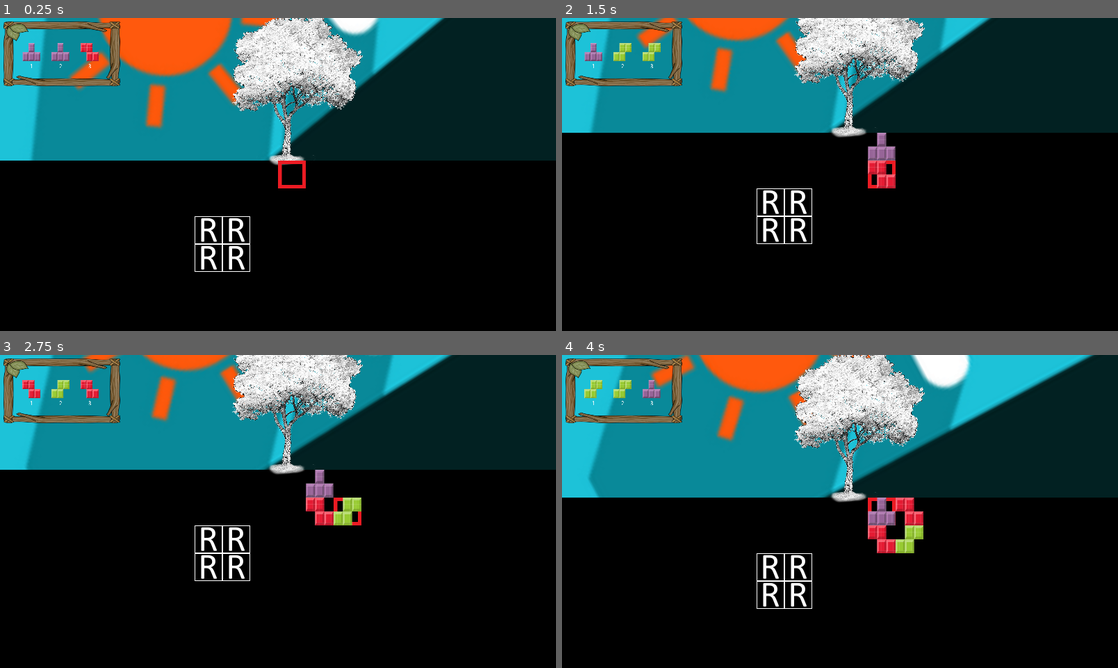
Above: before the commit, frames 1-4 (two rows, left to right).
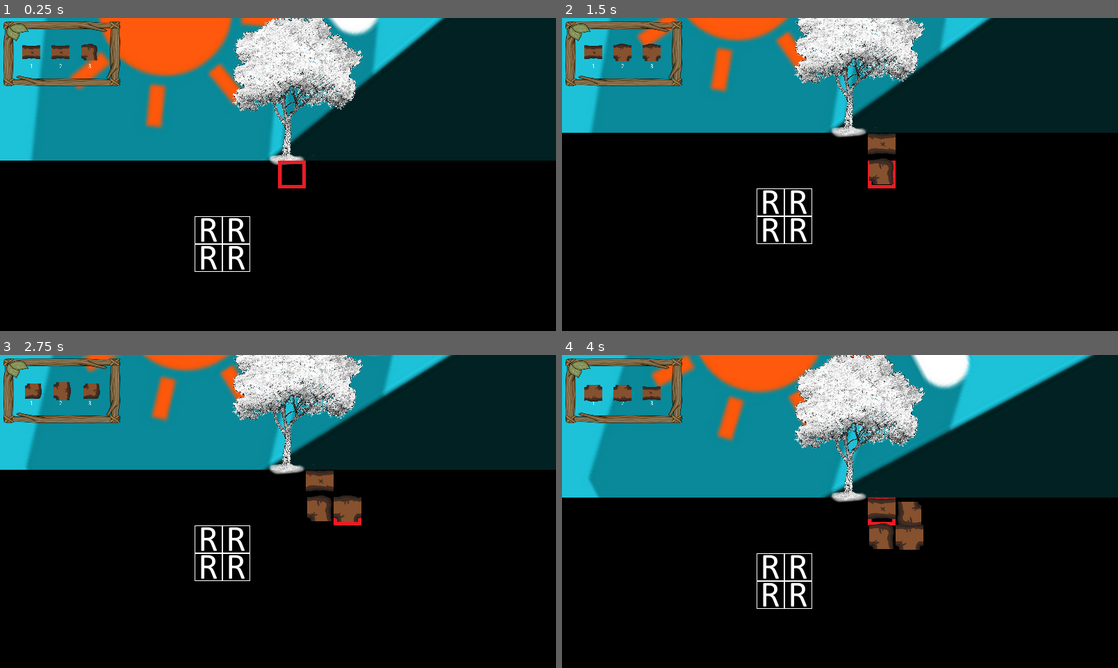
Above: after the commit, the same moments.

Repository: DEF-42/treeOfLife
Game: Godot game, scene res://Scenes/World.tscn
Same seed, same stepped clock (60 frames per second), same inputs: the game is played once before the commit and once after it.
Inputs:
- Up to frame 1 (0.25 s): no input
- Up to frame 2 (1.5 s): hold Right (ui_right) 0.53-1.28 s; tap Keypad 1 (numpad_1, bound only before the commit) at 0.6 s; tap Keypad 2 (numpad_2, bound only before the commit) at 0.8, 1.35 s; hold Down (ui_down) from 1.28 s (still down)
- Up to frame 3 (2.75 s): tap Keypad 3 (numpad_3, bound only before the commit) at 1.55, 2.1 s; release Down (ui_down) at 2.03 s; hold Right (ui_right) from 2.03 s (still down); tap Keypad 0 (rotate_roots, bound only after the commit) at 2.3 s
- Up to frame 4 (4 s): release Right (ui_right) at 2.78 s; hold Up (ui_up) 2.78-3.53 s; tap Keypad 0 (rotate_roots, bound only after the commit) at 2.85 s; tap Keypad 1 (numpad_1, bound only before the commit) at 3.05, 3.6 s; hold Left (ui_left) from 3.53 s (still down); tap Keypad 2 (numpad_2, bound only before the commit) at 3.8 s

The runs differ from the first frame. In frame 1, 0.5% of the frame differs, in the area x 4-18%, y 8-14%; in frame 2, 1.4%; in frame 3, 1.8%; in frame 4, 2.2%, in the area x 4-65%, y 8-64%.

Commit message:
update roots graphics

Diff:
--- a/Scenes/UI/RootSelector.tscn
+++ b/Scenes/UI/RootSelector.tscn
@@ -13,11 +13,6 @@
 scale = Vector2( 1.29, 1 )
 texture = ExtResource( 3 )
 
-[node name="Root" type="Sprite" parent="."]
-position = Vector2( 124, 142 )
-texture = ExtResource( 1 )
-offset = Vector2( 0, -9 )
-
 [node name="SelectKeyLabel" type="Label" parent="."]
 margin_left = 104.0
 margin_top = 180.0
@@ -29,11 +24,6 @@
 __meta__ = {
 "_edit_use_anchors_": true
 }
-
-[node name="Root2" type="Sprite" parent="."]
-position = Vector2( 252, 142 )
-texture = ExtResource( 1 )
-offset = Vector2( 0, -9 )
 
 [node name="SelectKeyLabel2" type="Label" parent="."]
 margin_left = 233.0
@@ -47,11 +37,6 @@
 "_edit_use_anchors_": true
 }
 
-[node name="Root3" type="Sprite" parent="."]
-position = Vector2( 381, 142 )
-texture = ExtResource( 1 )
-offset = Vector2( 0, -9 )
-
 [node name="SelectKeyLabel3" type="Label" parent="."]
 margin_left = 362.0
 margin_top = 180.0
@@ -63,3 +48,20 @@
 __meta__ = {
 "_edit_use_anchors_": true
 }
+
+[node name="RootsGroup" type="Node2D" parent="."]
+
+[node name="Root" type="Sprite" parent="RootsGroup"]
+position = Vector2( 124, 142 )
+texture = ExtResource( 1 )
+offset = Vector2( 0, -9 )
+
+[node name="Root2" type="Sprite" parent="RootsGroup"]
+position = Vector2( 252, 142 )
+texture = ExtResource( 1 )
+offset = Vector2( 0, -9 )
+
+[node name="Root3" type="Sprite" parent="RootsGroup"]
+position = Vector2( 381, 142 )
+texture = ExtResource( 1 )
+offset = Vector2( 0, -9 )
--- a/Scripts/UI/RootSelector.gd
+++ b/Scripts/UI/RootSelector.gd
@@ -2,13 +2,13 @@
 
 
 var can_create_root: bool = true
-var root_sprite_1 = preload("res://Assets/UI/placeholder_root.png")
-var root_sprite_2 = preload("res://Assets/UI/placeholder_root_2.png")
-var root_sprite_3 = preload("res://Assets/UI/placeholder_root_3.png")
+var root_I_sprite = preload("res://Assets/Underground/root_I.png")
+var root_L_sprite = preload("res://Assets/Underground/root_L.png")
+var root_T_sprite = preload("res://Assets/Underground/root_T.png")
 var root_dictionary = {
-	1: root_sprite_1,
-	2: root_sprite_2,
-	3: root_sprite_3,
+	1: root_I_sprite,
+	2: root_L_sprite,
+	3: root_T_sprite,
 }
 var rng = RandomNumberGenerator.new()
 
@@ -18,24 +18,29 @@
 	_randomize_roots()
 
 func _process(delta):
-	if Input.is_action_just_pressed("numpad_1"):
-		_create_root($Root.texture)
-	if Input.is_action_just_pressed("numpad_2"):
-		_create_root($Root2.texture)
-	if Input.is_action_just_pressed("numpad_3"):
-		_create_root($Root3.texture)
+	if Input.is_action_just_pressed("first_root"):
+		_create_root($RootsGroup/Root)
+	if Input.is_action_just_pressed("second_root"):
+		_create_root($RootsGroup/Root2)
+	if Input.is_action_just_pressed("third_root"):
+		_create_root($RootsGroup/Root3)
+	if Input.is_action_just_pressed("rotate_roots"):
+		_rotate_roots()
 
 
-func _create_root(texture: StreamTexture):
-	EVENTS.emit_signal("create_root", texture)
+func _create_root(sprite: Sprite):
+	EVENTS.emit_signal("create_root", sprite)
 	if GAME.get_can_create_root():
 		_randomize_roots()
 
 func _randomize_roots():
-	$Root.texture = _get_random_root()
-	$Root2.texture = _get_random_root()
-	$Root3.texture = _get_random_root()
+	for root in $RootsGroup.get_children():
+		root.texture = _get_random_root();
 
 func _get_random_root() -> StreamTexture:
 	var random_number = rng.randi_range(1, root_dictionary.size())
 	return root_dictionary.get(random_number)
+
+func _rotate_roots():
+	for root in $RootsGroup.get_children():
+		root.rotate(deg2rad(90));
--- a/Scripts/Underground/Grid.gd
+++ b/Scripts/Underground/Grid.gd
@@ -5,13 +5,12 @@
 	EVENTS.connect("create_root", self, "_on_create_root")
 	_register_rocks()
 
-func _on_create_root(texture: StreamTexture):
+func _on_create_root(sprite: Sprite):
 	GAME.set_can_create_root(true)
-	var sprite = Sprite.new()
-	sprite.texture = texture
+	var newSprite = sprite.duplicate()
 	if GAME.check_free_in_grid($GridKinematic.position):
-		sprite.position = Vector2($GridKinematic.position.x + 40, $GridKinematic.position.y + 40)
-		add_child_below_node($".", sprite)
+		newSprite.position = Vector2($GridKinematic.position.x + 40, $GridKinematic.position.y + 40)
+		add_child_below_node($".", newSprite)
 		GAME.set_can_create_root(true)
 	else: GAME.set_can_create_root(false)
 
--- a/project.godot
+++ b/project.godot
@@ -33,19 +33,24 @@
 
 [input]
 
-numpad_1={
+first_root={
 "deadzone": 0.5,
 "events": [ Object(InputEventKey,"resource_local_to_scene":false,"resource_name":"","device":0,"alt":false,"shift":false,"control":false,"meta":false,"command":false,"pressed":false,"scancode":0,"physical_scancode":16777351,"unicode":0,"echo":false,"script":null)
  ]
 }
-numpad_2={
+second_root={
 "deadzone": 0.5,
 "events": [ Object(InputEventKey,"resource_local_to_scene":false,"resource_name":"","device":0,"alt":false,"shift":false,"control":false,"meta":false,"command":false,"pressed":false,"scancode":0,"physical_scancode":16777352,"unicode":0,"echo":false,"script":null)
  ]
 }
-numpad_3={
+third_root={
 "deadzone": 0.5,
 "events": [ Object(InputEventKey,"resource_local_to_scene":false,"resource_name":"","device":0,"alt":false,"shift":false,"control":false,"meta":false,"command":false,"pressed":false,"scancode":0,"physical_scancode":16777353,"unicode":0,"echo":false,"script":null)
+ ]
+}
+rotate_roots={
+"deadzone": 0.5,
+"events": [ Object(InputEventKey,"resource_local_to_scene":false,"resource_name":"","device":0,"alt":false,"shift":false,"control":false,"meta":false,"command":false,"pressed":false,"scancode":0,"physical_scancode":16777350,"unicode":0,"echo":false,"script":null)
  ]
 }
 
Binary file added: Assets/Underground/root_I.png
Not shown, added: Assets/Underground/root_I.png.import
Binary file added: Assets/Underground/root_L.png
Not shown, added: Assets/Underground/root_L.png.import
Binary file added: Assets/Underground/root_T.png
Not shown, added: Assets/Underground/root_T.png.import
